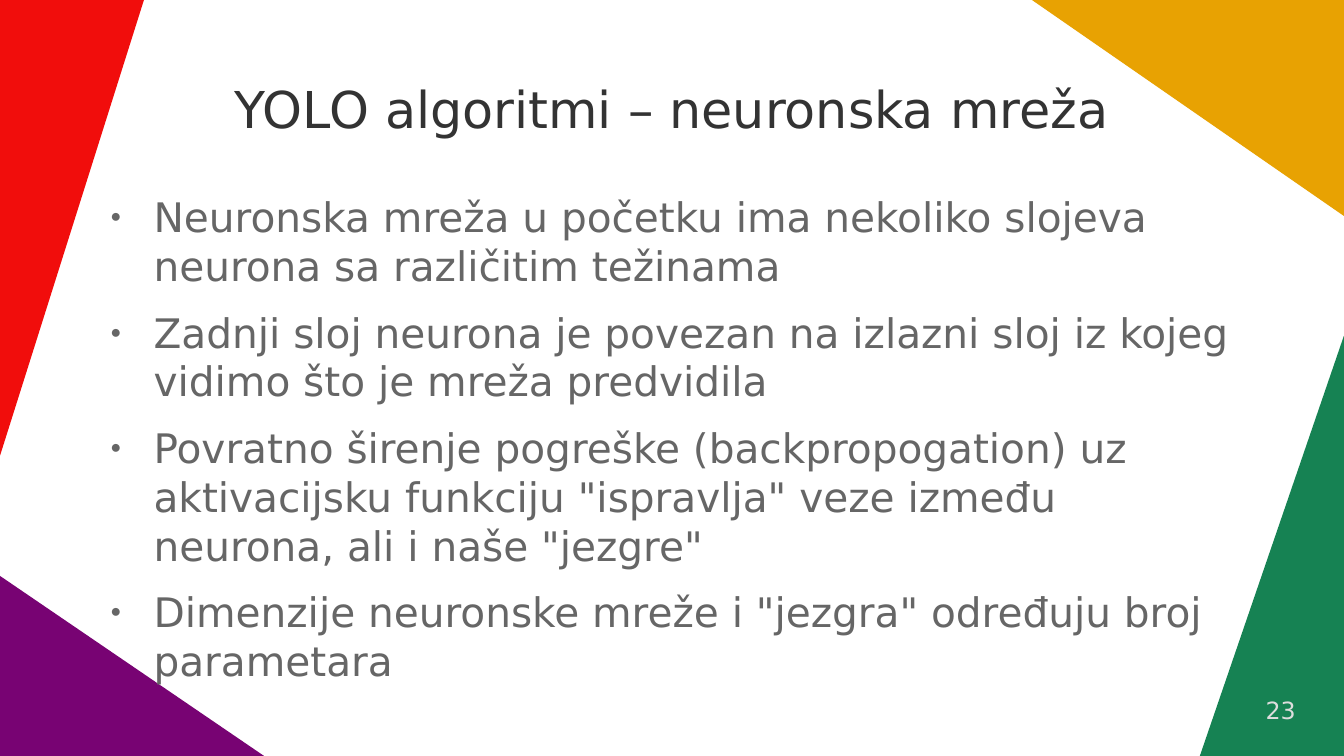
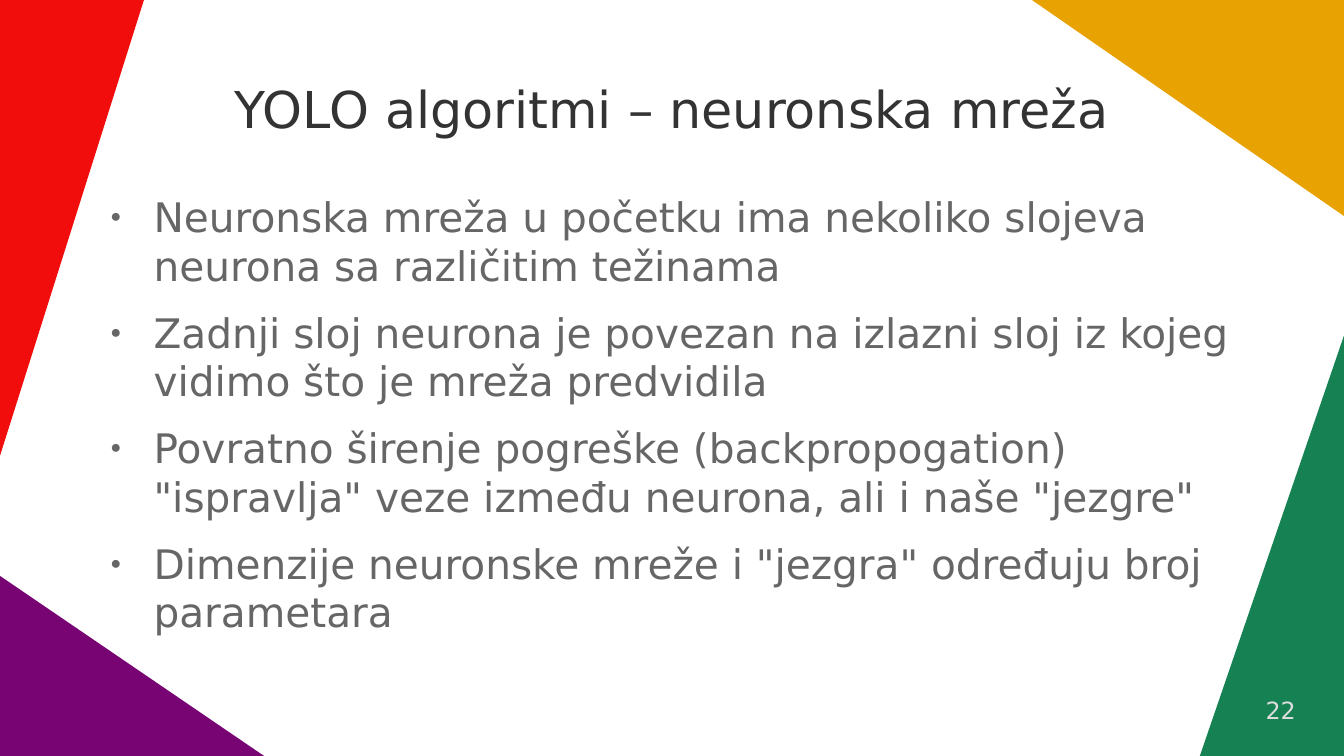
Before and after one commit to VidJoha/Seminar---CNN-i-YOLO-algoritmi, a slide deck: slide 22 of Konvolucijske neuralne mreže.odp (slide 23 before the commit). Drawn at 1344x756 pixels with LibreOffice and Linux fonts; fonts in the diff are those of the drawing. Boxes give left, top, right and bottom in pixels: in the first picture for what was removed or moved away, otherwise in the second. Text is boxed around its words. In the diff, an @@ line names an element or a change of style, - is before the commit and + after.

```diff
--- a/Konvolucijske neuralne mreže.odp
+++ b/Konvolucijske neuralne mreže.odp
@@ text at <box>154,430,1194,521</box>: text changed @@
-● Povratno širenje pogreške (backpropogation) uz aktivacijsku funkciju "ispravlja" veze između neurona, ali i naše "jezgre"
+● Povratno širenje pogreške (backpropogation) "ispravlja" veze između neurona, ali i naše "jezgre"
@@ page number at <box>1266,701,1296,719</box>: text changed @@
-23
+22
```
Also in this commit, not shown: 2 other slides changed, 1 slide removed.
